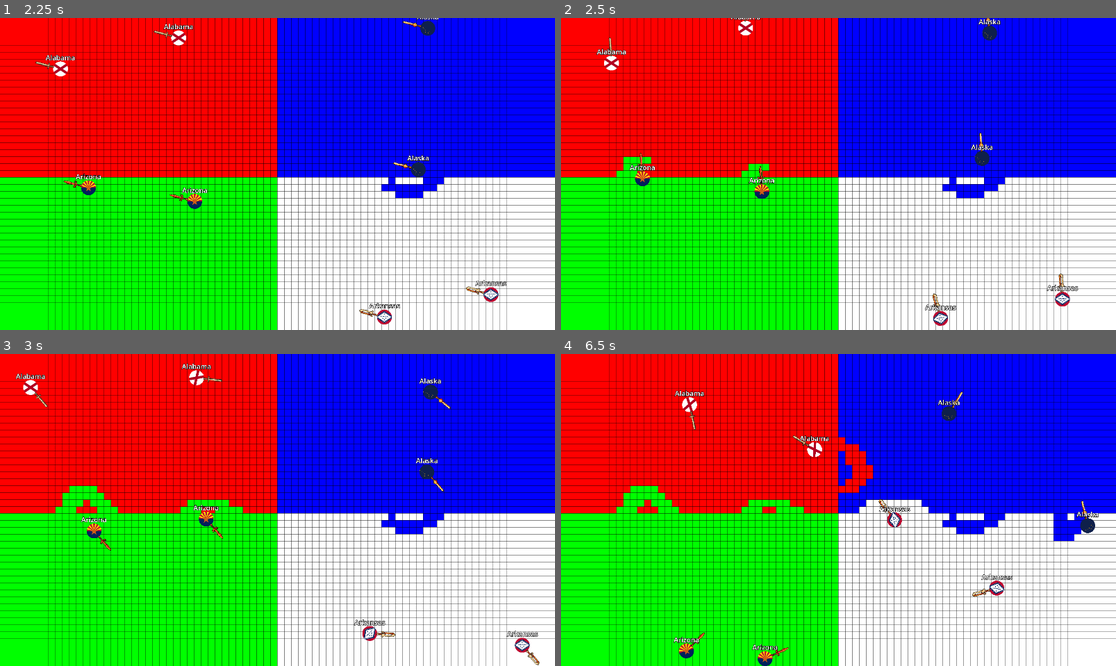
Above: before the commit, frames 1-4 (two rows, left to right).
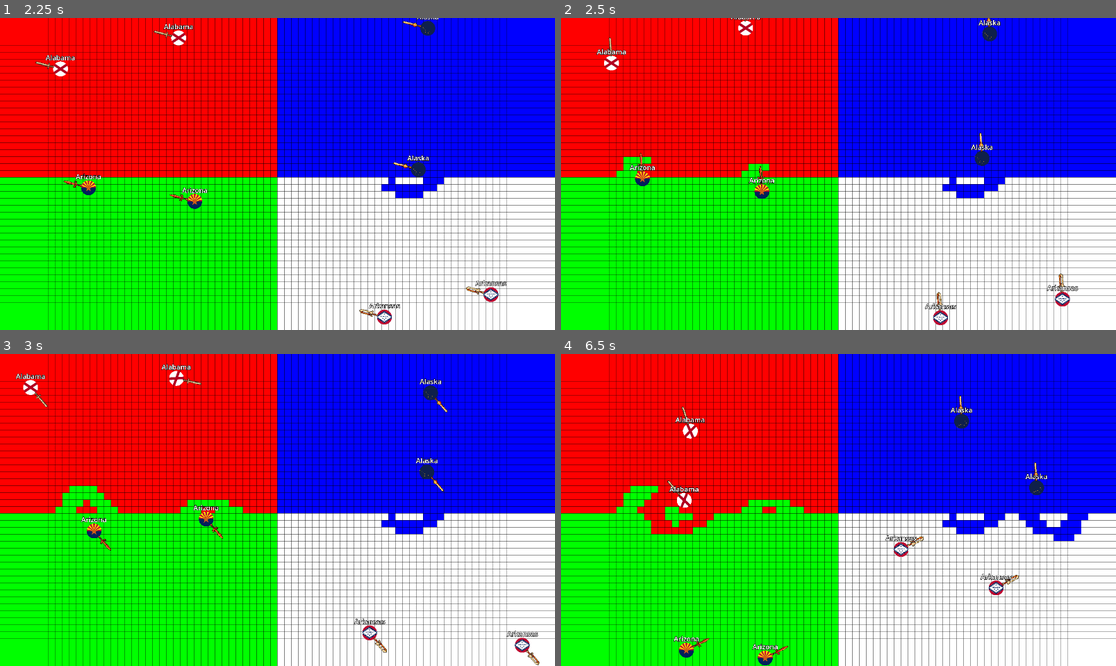
Above: after the commit, the same moments.

Repository: etximake/game-war-tenconfig-v1.0
Game: Godot game, scene res://Scenes/Level/Main.tscn
Same seed, same stepped clock (60 frames per second), same inputs: the game is played once before the commit and once after it.
Inputs:
- Up to frame 1 (2.25 s): tap Enter at 0.5 s; tap P at 0.6, 1.35, 2.1 s
- Up to frame 2 (2.5 s): no input
- Up to frame 3 (3 s): tap P at 2.85 s
- Up to frame 4 (6.5 s): tap P every 0.75 s from 3.6 to 5.85 s

Frame 1 is identical in both runs. In frame 2, 0.3% of the frame differs, in the area x 65-80%, y 0-99%; in frame 3, 0.8%; in frame 4, 4.5%, in the area x 15-97%, y 11-100%.

Commit message:
Fix marble getting stuck at world edges

Diff:
--- a/Scripts/Level/territory_grid.gd
+++ b/Scripts/Level/territory_grid.gd
@@ -50,6 +50,16 @@
 		return Vector2.ZERO
 	var cs: float = float(config.grid_cell_size)
 	return Vector2(float(cell.x) * cs, float(cell.y) * cs)
+
+
+func get_world_rect() -> Rect2:
+	if config == null:
+		return Rect2()
+	var cs: float = float(config.grid_cell_size)
+	return Rect2(
+		Vector2.ZERO,
+		Vector2(float(config.grid_width) * cs, float(config.grid_height) * cs)
+	)
 
 
 # =========================
--- a/Scripts/Marble/marble.gd
+++ b/Scripts/Marble/marble.gd
@@ -310,6 +310,45 @@
 		return
 
 	var v := _desired_velocity
+
+	# tránh kẹt ở mép map: nếu body vượt ra ngoài world rect thì kéo về trong map ngay
+	if territory != null and territory.has_method("get_world_rect"):
+		var world_rect: Rect2 = territory.call("get_world_rect")
+		var pos0: Vector2 = state.transform.origin
+		var radius: float = _get_core_radius_world()
+		var min_x: float = world_rect.position.x + radius
+		var max_x: float = world_rect.position.x + world_rect.size.x - radius
+		var min_y: float = world_rect.position.y + radius
+		var max_y: float = world_rect.position.y + world_rect.size.y - radius
+
+		var clamped := Vector2(
+			clampf(pos0.x, min_x, max_x),
+			clampf(pos0.y, min_y, max_y)
+		)
+
+		if clamped != pos0:
+			state.transform = Transform2D(state.transform.get_rotation(), clamped)
+			_last_safe_pos = clamped
+			_has_safe_pos = true
+
+			# bật ngược vận tốc theo pháp tuyến mép để không rít/kẹt ở biên
+			var edge_normal := (pos0 - clamped)
+			if edge_normal.length() < 0.001:
+				edge_normal = -v
+			if edge_normal.length() < 0.001:
+				edge_normal = Vector2.RIGHT
+			edge_normal = edge_normal.normalized()
+
+			if v.length() < 0.001:
+				v = (-edge_normal) * territory_push_speed
+			else:
+				v = v.bounce(edge_normal) * territory_bounce_factor
+
+			if v.length() > 0.001:
+				base_dir = v.normalized()
+				_move_dir = base_dir
+				_wall_cooldown = 0.25
+
 	# --- Territory block: core vào lãnh thổ team khác thì bật lại ---
 	if territory_block_enabled and territory != null and territory.has_method("world_to_cell") and territory.has_method("get_owner_cell"):
 		var pos: Vector2 = state.transform.origin
@@ -497,6 +536,9 @@
 			var cy := cell.y + dy
 
 			var cell_owner: int = int(territory.call("get_owner_cell", cx, cy))
+			# bỏ qua cell out-of-bounds để không bias marble lao ra ngoài map
+			if cell_owner < -1:
+				continue
 			if cell_owner != team_id:
 				var world_pos: Vector2 = territory.call("cell_to_world", Vector2i(cx, cy))
 				var cs: float = float(App.config.grid_cell_size) if App.config != null else 16.0
@@ -510,3 +552,9 @@
 	if count == 0:
 		return Vector2.ZERO
 	return sum.normalized()
+
+
+func _get_core_radius_world() -> float:
+	if core_shape != null and core_shape.shape is CircleShape2D:
+		return max(1.0, (core_shape.shape as CircleShape2D).radius)
+	return max(1.0, _base_core_radius * max(size_scale, 0.1))
